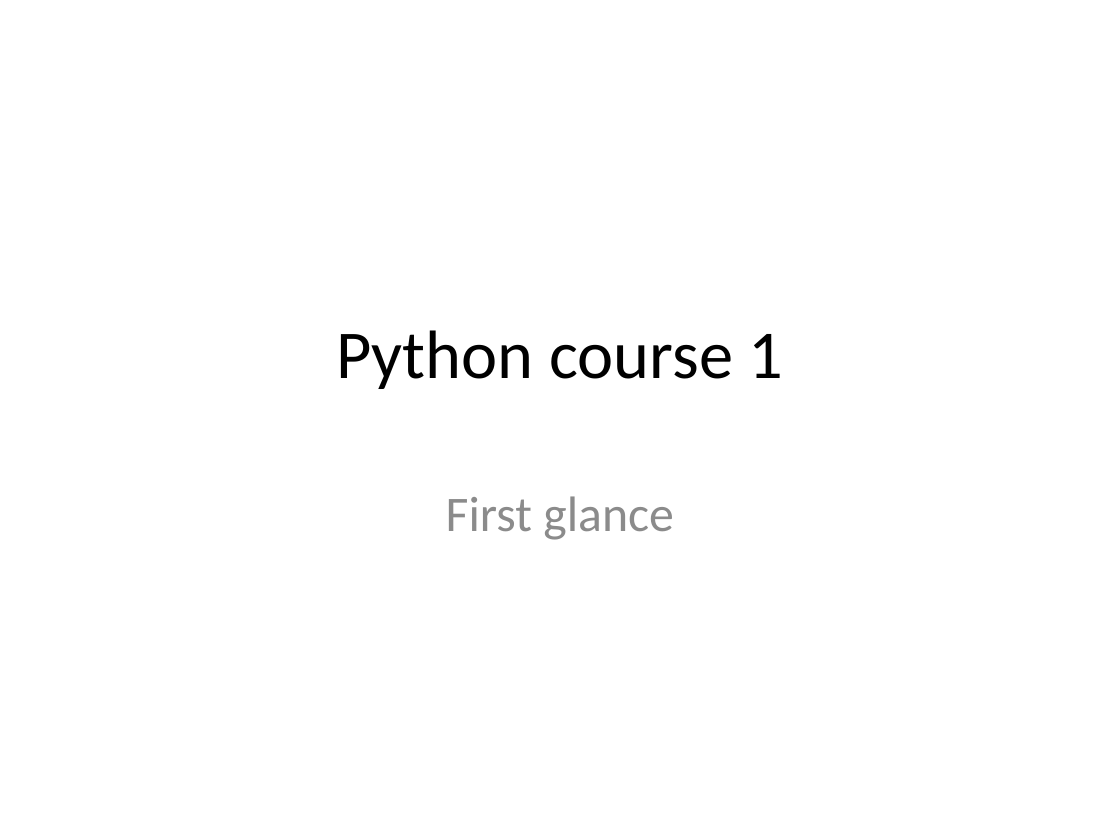
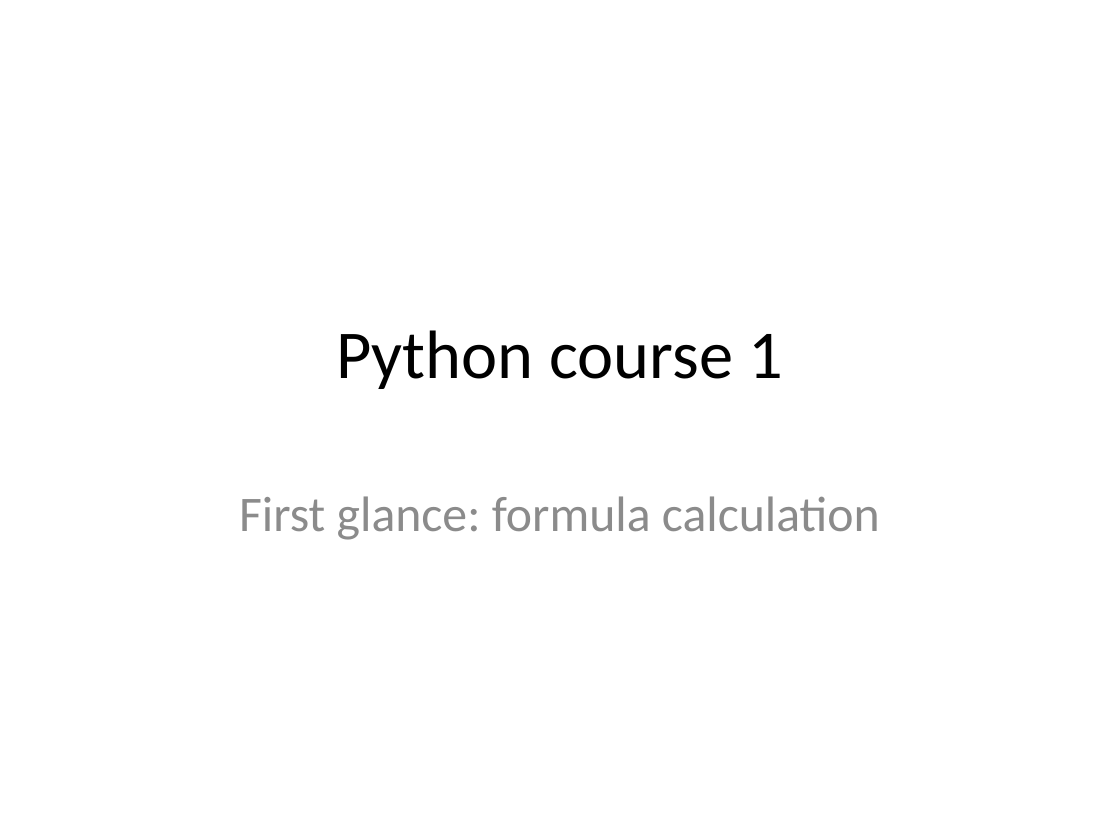
Before and after one commit to renpj/python_course, a slide deck: slide 1 of slides/Python course 1_formula.pptx. Drawn at 1120x840 pixels with LibreOffice and Linux fonts; fonts in the diff are those of the drawing. Boxes give left, top, right and bottom in pixels: in the first picture for what was removed or moved away, otherwise in the second. Text is boxed around its words. In the diff, an @@ line names an element or a change of style, - is before the commit and + after.

Commit message:
course 2 update

```diff
--- a/slides/Python course 1_formula.pptx
+++ b/slides/Python course 1_formula.pptx
@@ subtitle at (239,496,880,540): text changed @@
-First glance
+First glance: formula calculation
```
Also in this commit, not shown: 1 other file.
